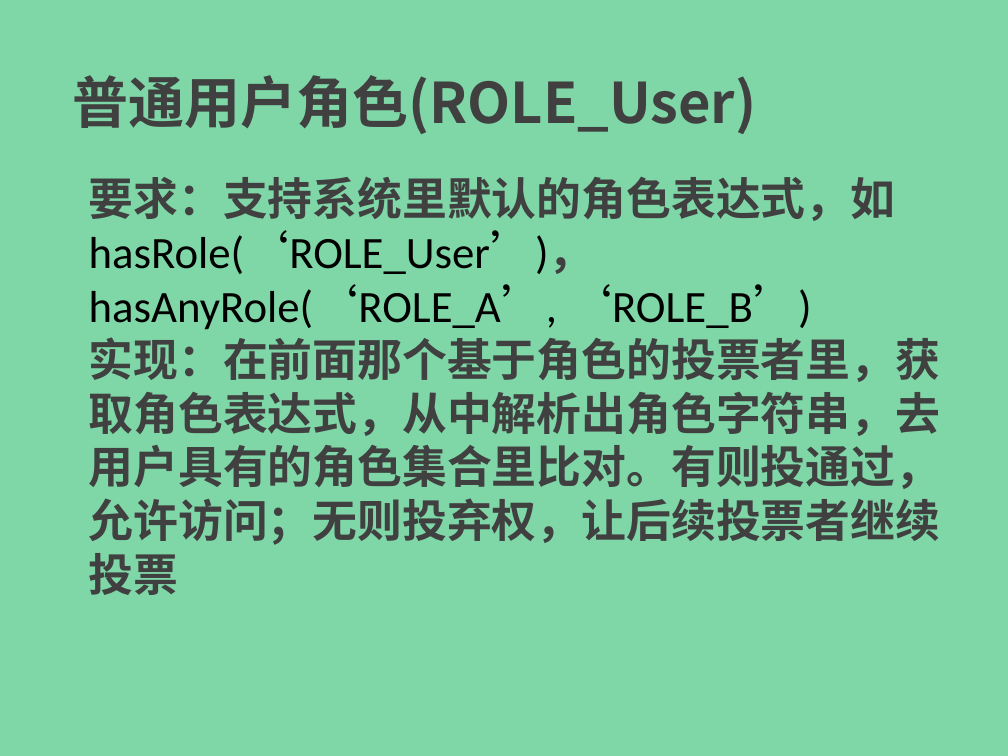
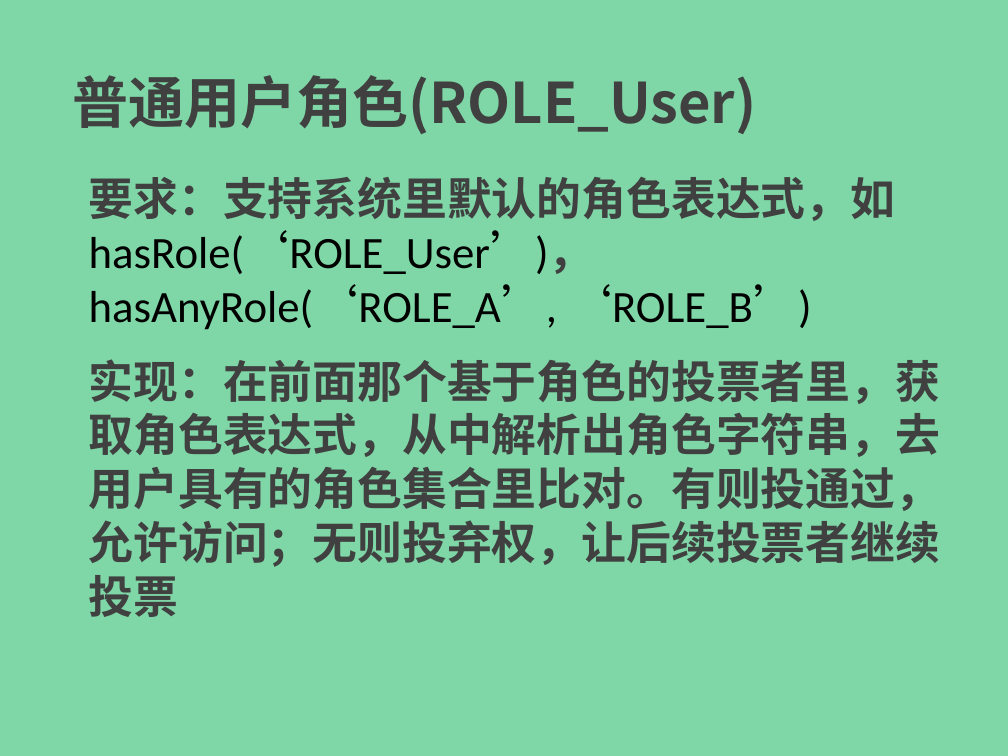
Before and after one commit to endofprogram/eop-ssei, a slide deck: slide 13 of ppt/spring-security-easy-in-02.pptx. Drawn at 1008x756 pixels with LibreOffice and Linux fonts; fonts in the diff are those of the drawing. Boxes give left, top, right and bottom in pixels: in the first picture for what was removed or moved away, otherwise in the second. Text is boxed around its words. In the diff, an @@ line names an element or a change of style, - is before the commit and + after.

```diff
--- a/ppt/spring-security-easy-in-02.pptx
+++ b/ppt/spring-security-easy-in-02.pptx
@@ text "实现：在前面那个基于角色的投票者里，获取角色表达式，从中解析出角色字符串，去用户具有的角色集合里比对。有则投通过，允许访 ...": place and size @@
-text "实现：在前面那个基于角色的投票者里，获取角色表达式，从中解析出角色字符串，去用户具有的角色集合里比对。有则投通过，允许访 ..." at bbox=[89, 177, 941, 595]
+text "实现：在前面那个基于角色的投票者里，获取角色表达式，从中解析出角色字符串，去用户具有的角色集合里比对。有则投通过，允许访 ..." at bbox=[89, 359, 941, 617]
```
Also in this commit, not shown: 7 other slides changed, 2 other files.
